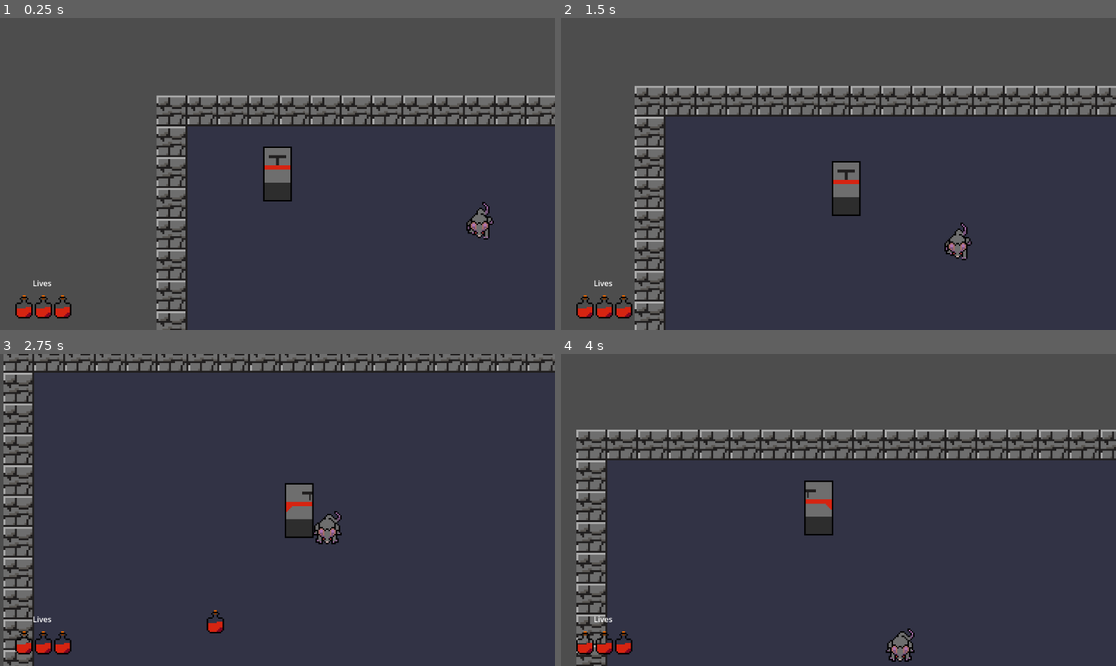
Above: before the commit, frames 1-4 (two rows, left to right).
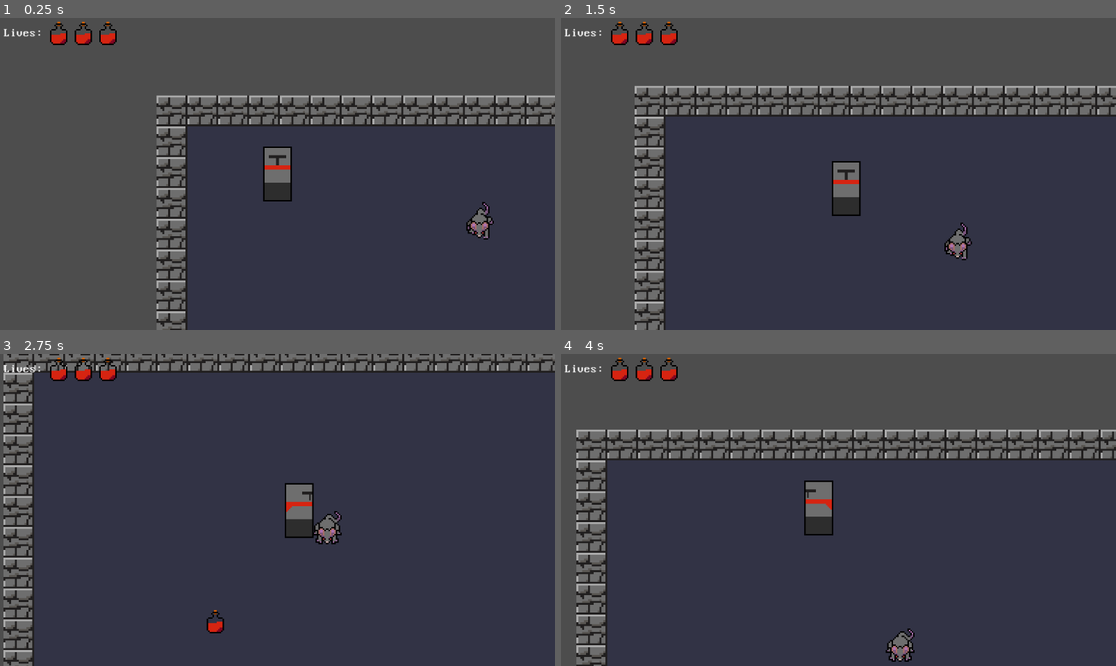
Above: after the commit, the same moments.

Repository: AStellarScene/Liberandum-Game-Refresh
Game: Godot game, scene res://scenes/Level.tscn
Two runs of this game, one before a commit and one after it. Both use one fixed random seed, a clock stepped at 60 frames per second and the inputs below.
Inputs:
- Up to frame 1 (0.25 s): no input
- Up to frame 2 (1.5 s): hold Right (ui_right) 0.53-1.28 s; hold Down (ui_down) from 1.28 s (still down)
- Up to frame 3 (2.75 s): release Down (ui_down) at 2.03 s; hold Right (ui_right) from 2.03 s (still down)
- Up to frame 4 (4 s): release Right (ui_right) at 2.78 s; hold Up (ui_up) 2.78-3.53 s; hold Left (ui_left) from 3.53 s (still down)

The runs differ from the first frame. In frame 1, 0.9% of the frame differs, in the area x 0-22%, y 1-97%; in frame 2, 0.9%; in frame 3, 0.9%; in frame 4, 0.9%.

Commit message:
Made UI - not working yet. Added new font and more

Diff:
--- a/scenes/Enemy.tscn
+++ b/scenes/Enemy.tscn
@@ -85,6 +85,7 @@
 height = 23.3333
 
 [node name="Enemy" type="CharacterBody2D"]
+z_index = 1
 texture_filter = 1
 scale = Vector2(3, 3)
 script = ExtResource("1_u0mae")
--- a/scenes/Level.tscn
+++ b/scenes/Level.tscn
@@ -8,9 +8,9 @@
 [ext_resource type="Texture2D" uid="uid://g43udpfj01lf" path="res://sprites/floor_outside.png" id="6_b0grr"]
 [ext_resource type="Texture2D" uid="uid://b36q6ynmbtwye" path="res://sprites/floor_w_bump.png" id="7_g0w6x"]
 [ext_resource type="PackedScene" uid="uid://bx73ibhulbk5t" path="res://scenes/Player.tscn" id="8_egnj3"]
-[ext_resource type="Texture2D" uid="uid://j3ltwhyqk3qn" path="res://sprites/potion_health.png" id="9_una3b"]
 [ext_resource type="PackedScene" uid="uid://dkwb2q4ulckba" path="res://scenes/Potion.tscn" id="9_w6mhe"]
 [ext_resource type="PackedScene" uid="uid://buraga7xut0me" path="res://scenes/Enemy.tscn" id="11_lgfei"]
+[ext_resource type="PackedScene" uid="uid://6nud76ym8io8" path="res://scenes/heartcontainer.tscn" id="11_tvj41"]
 
 [sub_resource type="TileSetAtlasSource" id="TileSetAtlasSource_v4gtq"]
 texture = ExtResource("1_6om6q")
@@ -80,36 +80,14 @@
 [node name="Potion" parent="." instance=ExtResource("9_w6mhe")]
 position = Vector2(376, 517)
 
-[node name="CanvasLayer" type="CanvasLayer" parent="."]
-
-[node name="PotionHealth" type="Sprite2D" parent="CanvasLayer"]
-texture_filter = 1
-position = Vector2(50, 600)
-scale = Vector2(3, 3)
-texture = ExtResource("9_una3b")
-
-[node name="PotionHealth2" type="Sprite2D" parent="CanvasLayer"]
-texture_filter = 1
-position = Vector2(90, 600)
-scale = Vector2(3, 3)
-texture = ExtResource("9_una3b")
-
-[node name="PotionHealth3" type="Sprite2D" parent="CanvasLayer"]
-texture_filter = 1
-position = Vector2(130, 600)
-scale = Vector2(3, 3)
-texture = ExtResource("9_una3b")
-
-[node name="Label" type="Label" parent="CanvasLayer"]
-offset_left = 68.0
-offset_top = 539.0
-offset_right = 108.0
-offset_bottom = 562.0
-text = "Lives"
-
 [node name="Enemy" parent="." node_paths=PackedStringArray("endPoint") instance=ExtResource("11_lgfei")]
 position = Vector2(608, 184)
 endPoint = NodePath("Marker2D")
 
 [node name="Marker2D" type="Marker2D" parent="Enemy"]
 position = Vector2(-2.03451e-05, 66.6667)
+
+[node name="CanvasLayer" type="CanvasLayer" parent="."]
+
+[node name="HBoxContainer" parent="CanvasLayer" instance=ExtResource("11_tvj41")]
+scale = Vector2(1.5, 1.5)
--- /dev/null
+++ b/scenes/healthGUI.tscn
@@ -0,0 +1,17 @@
+[gd_scene load_steps=2 format=3 uid="uid://glhpchr7dhj3"]
+
+[ext_resource type="Texture2D" uid="uid://j3ltwhyqk3qn" path="res://sprites/potion_health.png" id="1_c6gxe"]
+
+[node name="heartGUI" type="Panel"]
+self_modulate = Color(1, 1, 1, 0)
+custom_minimum_size = Vector2(24, 32)
+offset_right = 24.0
+offset_bottom = 32.0
+scale = Vector2(1.5, 1.505)
+
+[node name="Sprite2D" type="Sprite2D" parent="."]
+texture_filter = 1
+position = Vector2(-4, 0)
+scale = Vector2(2, 1.994)
+texture = ExtResource("1_c6gxe")
+centered = false
--- /dev/null
+++ b/scenes/heartcontainer.tscn
@@ -0,0 +1,25 @@
+[gd_scene load_steps=3 format=3 uid="uid://6nud76ym8io8"]
+
+[ext_resource type="FontFile" uid="uid://dqed0ibyd0ph" path="res://sprites/font/Perfect DOS VGA 437.ttf" id="1_ysmgd"]
+[ext_resource type="PackedScene" uid="uid://glhpchr7dhj3" path="res://scenes/healthGUI.tscn" id="2_rv7ec"]
+
+[node name="HBoxContainer" type="HBoxContainer"]
+offset_left = 8.0
+offset_top = 8.0
+offset_right = 164.0
+offset_bottom = 40.0
+theme_override_constants/separation = 10
+
+[node name="Label" type="Label" parent="."]
+layout_mode = 2
+theme_override_fonts/font = ExtResource("1_ysmgd")
+text = "Lives:"
+
+[node name="heartGUI" parent="." instance=ExtResource("2_rv7ec")]
+layout_mode = 2
+
+[node name="heartGUI2" parent="." instance=ExtResource("2_rv7ec")]
+layout_mode = 2
+
+[node name="heartGUI3" parent="." instance=ExtResource("2_rv7ec")]
+layout_mode = 2
--- a/scripts/Player.gd
+++ b/scripts/Player.gd
@@ -3,7 +3,9 @@
 @onready var timer = $HitBox/Timer
 @onready var animated_sprite_2d = $AnimatedSprite2D
 
-var lives = 3
+@export var maxHealth = 3
+@onready var currentHealth: int = maxHealth
+
 var collect = 0
 var hurt = false
 
@@ -28,8 +30,8 @@
 
 func _on_hitbox_area_entered(area):
 	if area.is_in_group("hurt"):
-		print("Hurt!")
-		if lives > 0:
+		currentHealth -= 1
+		if currentHealth > 0:
 			timer.start()
 			hurt = true
 		else:
Binary file added: sprites/font/Perfect DOS VGA 437 Win.ttf
Not shown, added: sprites/font/Perfect DOS VGA 437 Win.ttf.import
Binary file added: sprites/font/Perfect DOS VGA 437.ttf
Not shown, added: sprites/font/Perfect DOS VGA 437.ttf.import
Not shown, added: sprites/font/dos437.txt
